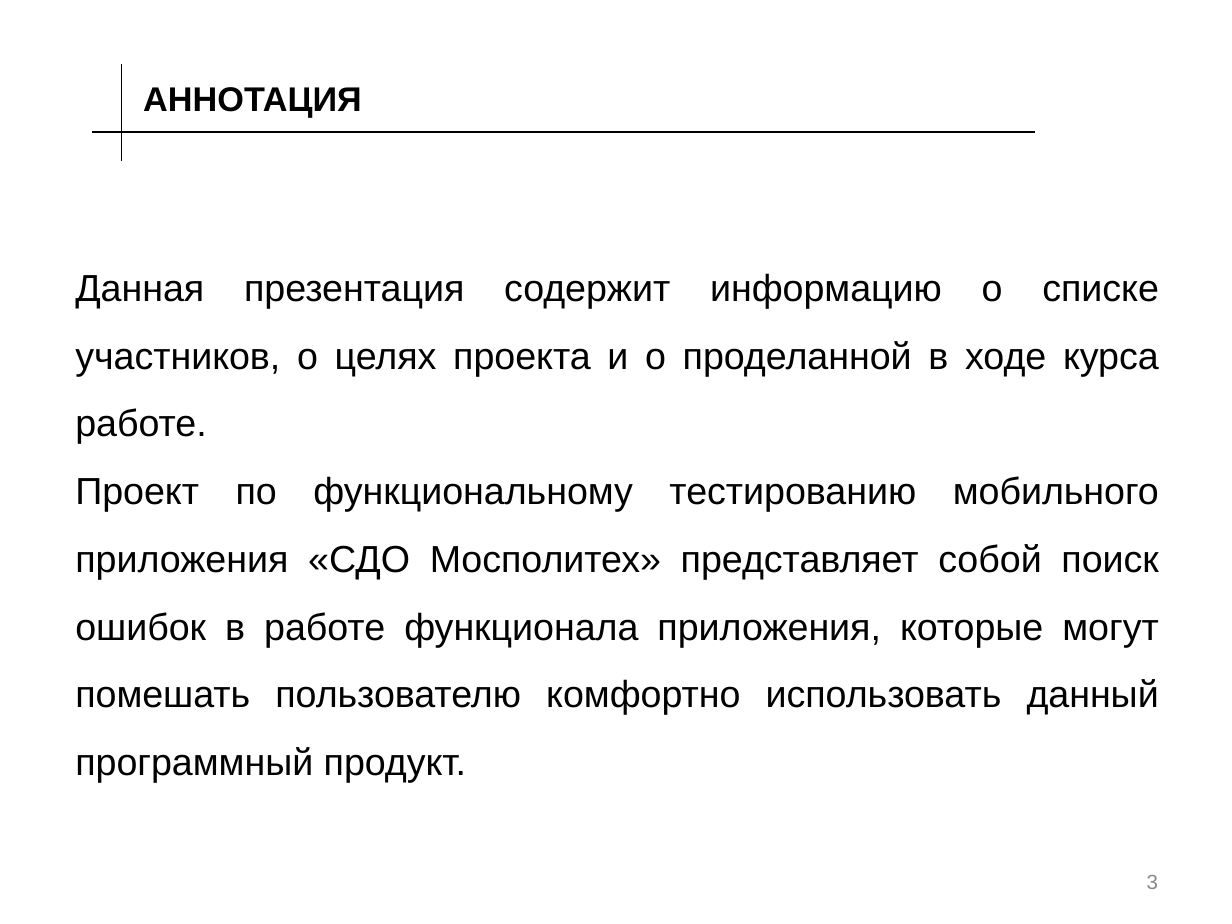
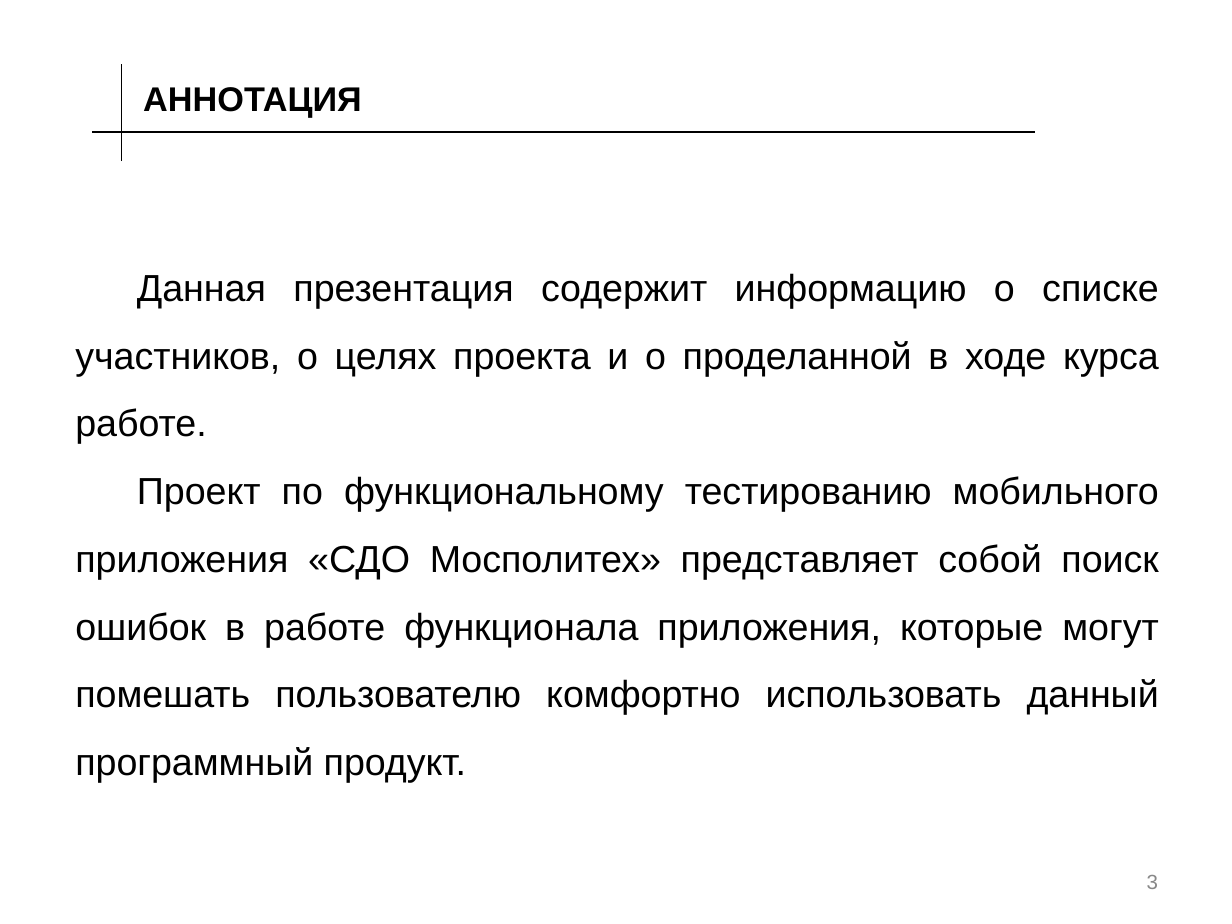
Before and after one commit to vladimirmiloradov/mospolytech-sdo-testing, a slide deck: slide 3 of Презентация.pptx. Drawn at 1232x924 pixels with LibreOffice and Linux fonts; fonts in the diff are those of the drawing; background and template pictures are left out. Boxes give left, top, right and bottom in pixels: in the first picture for what was removed or moved away, otherwise in the second. Text is boxed around its words. In the diff, an @@ line names an element or a change of style, - is before the commit and + after.

```diff
--- a/Презентация.pptx
+++ b/Презентация.pptx
@@ text "Данная презентация содержит информацию о ..." at box(75, 273, 1159, 782): indent changed @@
```
Also in this commit, not shown: 8 other slides changed.
